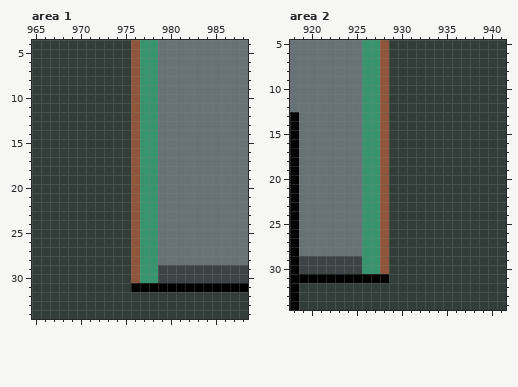
One commit to this pixel-art file: Aseprite WIP/maps/city.aseprite. The picture above was drawn from the file before the commit.
1000x1000 pixels, 1 frame. Colours within 5 levels of each other are drawn and written as one. Shown: area 1: x 965..988, y 4..34; area 2: x 918..941, y 5..34. The commit also changed other parts of the picture, which this record leaves out.
Now the later version:
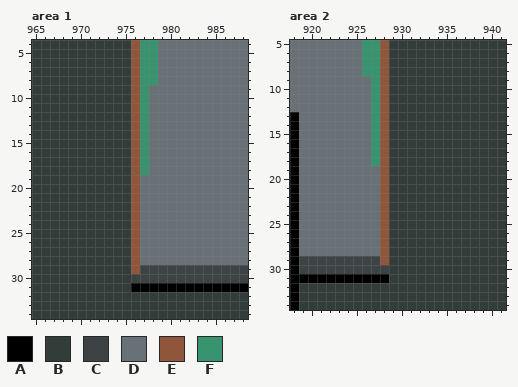
Palette (. is transparent): A #000000  B #323c39  C #3d4244  D #687176  E #8f563b  F #37946e
Change:
layer "col 2 row 4" added
Area 1, layer "col 2 row 4":
Colour C replaces colour E in row 30 at x 976.
Colour C replaces colour F in rows 29 to 30 at x 977 to 978.
Colour D replaces colour F in rows 9 to 18 at x 978; in rows 19 to 28 at x 977 to 978.
Area 2, layer "col 2 row 4":
Colour C replaces colour E in row 30 at x 928.
Colour C replaces colour F in rows 29 to 30 at x 926 to 927.
Colour D replaces colour F in rows 9 to 18 at x 926; in rows 19 to 28 at x 926 to 927.
